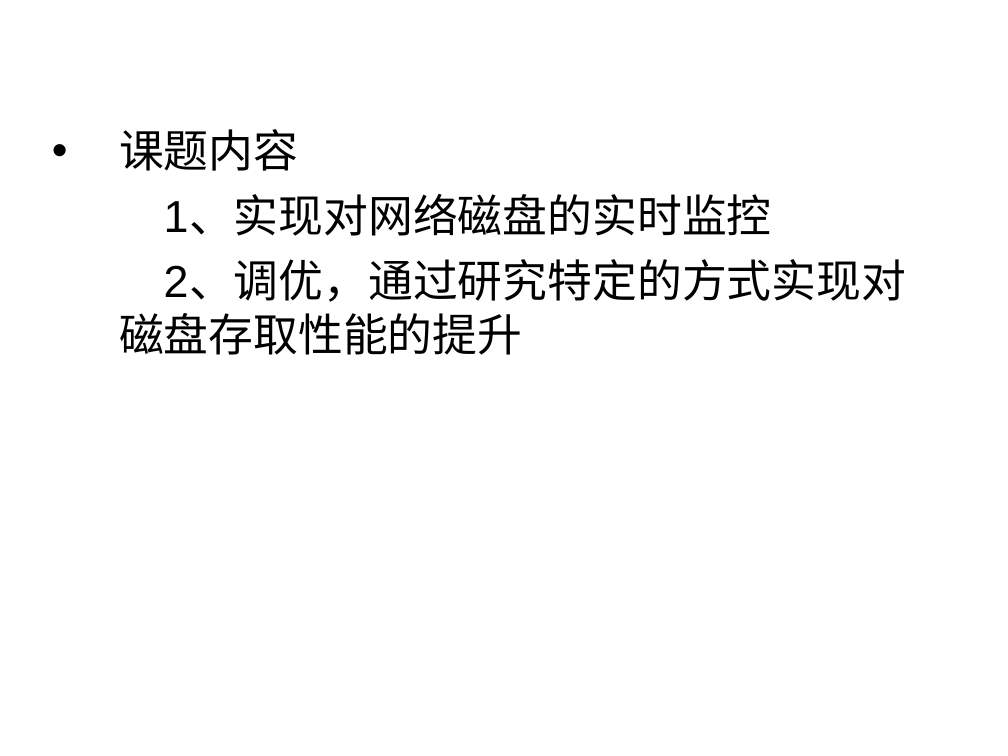
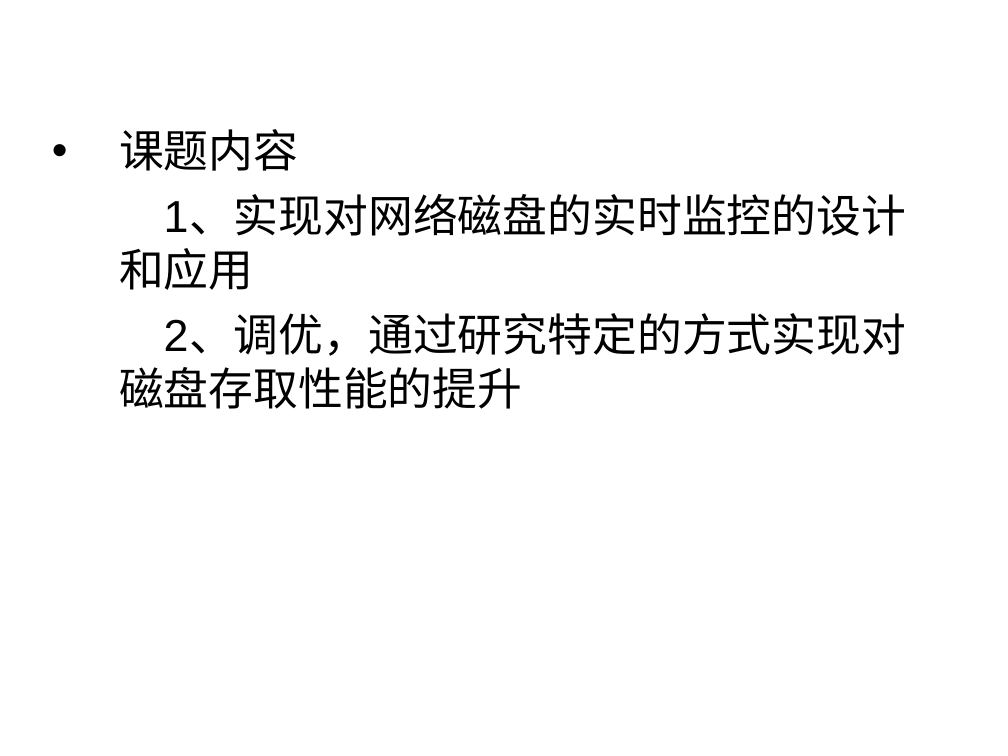
Before and after one commit to liaoliaoanxiao/mediumRepy, a slide deck: slide 10 of 中期答辩.ppt. Drawn at 1008x756 pixels with LibreOffice and Linux fonts; fonts in the diff are those of the drawing; background and template pictures are left out. Boxes give left, top, right and bottom in pixels: in the first picture for what was removed or moved away, otherwise in the second. Text is boxed around its words. In the diff, an @@ line names an element or a change of style, - is before the commit and + after.

```diff
--- a/中期答辩.ppt
+++ b/中期答辩.ppt
@@ text at [119, 197, 906, 290]: text changed @@
-1、实现对网络磁盘的实时监控
+1、实现对网络磁盘的实时监控的设计和应用
```
Also in this commit, not shown: 6 other slides changed, 1 slide added, 1 slide removed.
